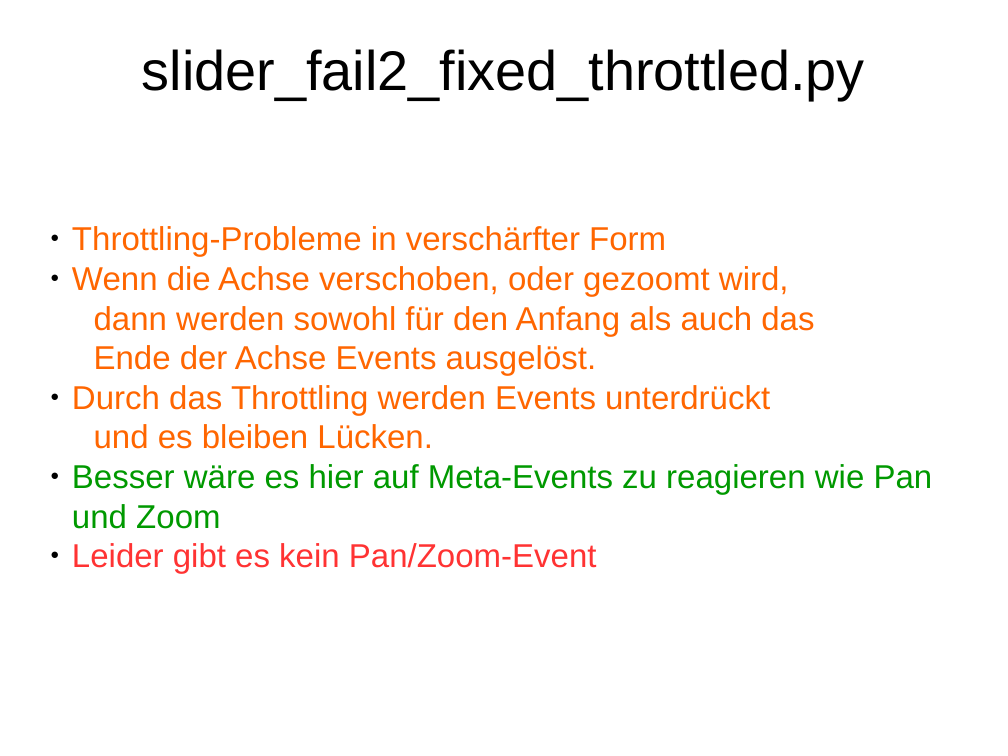
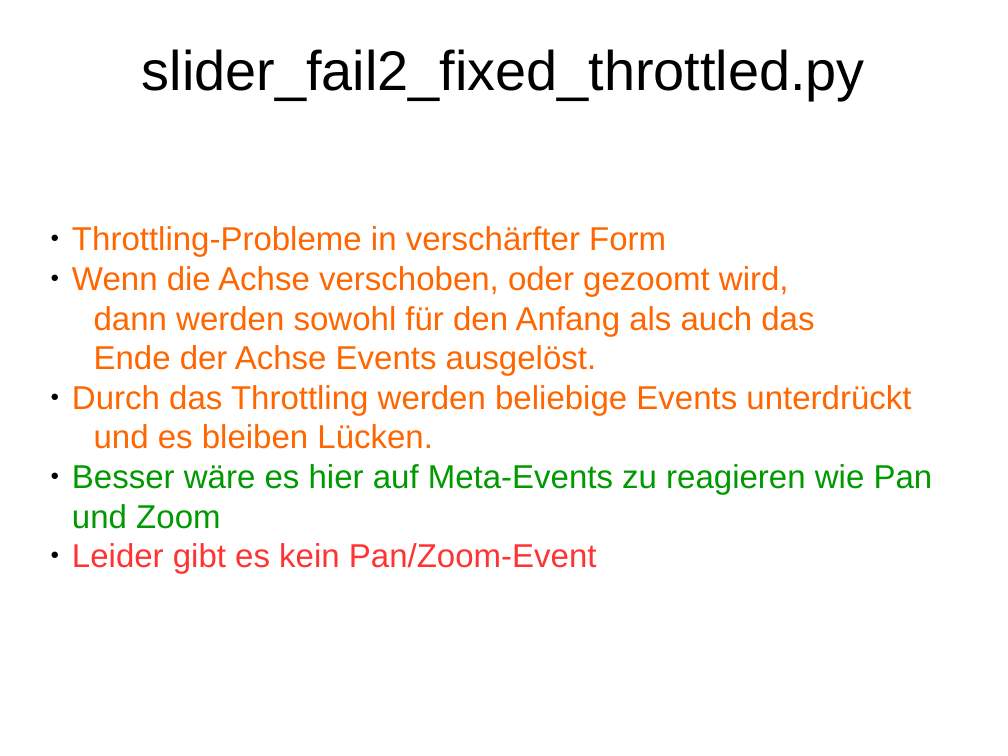
Before and after one commit to Inqbus/python_summit, a slide deck: slide 62 of vortrag/bokeh_sandra.odp (slide 65 before the commit). Drawn at 1008x756 pixels with LibreOffice and Linux fonts; fonts in the diff are those of the drawing. Boxes give left, top, right and bottom in pixels: in the first picture for what was removed or moved away, otherwise in the second. Text is boxed around its words. In the diff, an @@ line names an element or a change of style, - is before the commit and + after.

```diff
--- a/vortrag/bokeh_sandra.odp
+++ b/vortrag/bokeh_sandra.odp
@@ subtitle at [72, 385, 911, 415]: text changed @@
-● Durch das Throttling werden Events unterdrückt
+● Durch das Throttling werden beliebige Events unterdrückt
```
Also in this commit, not shown: 6 other slides changed.
